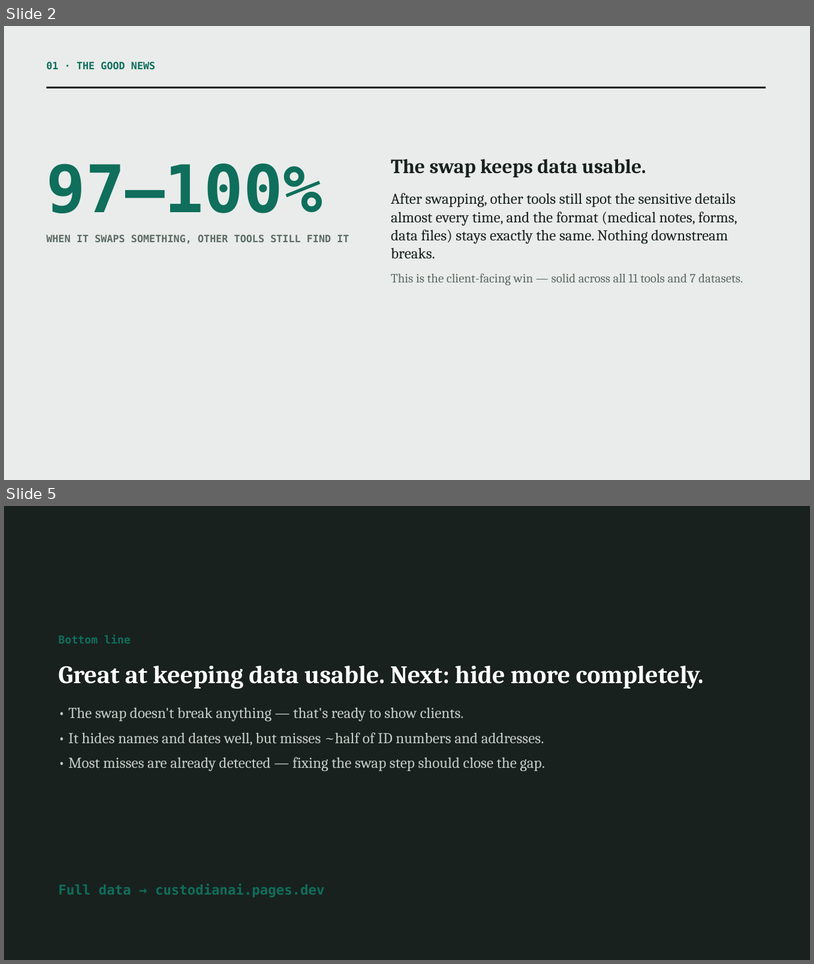
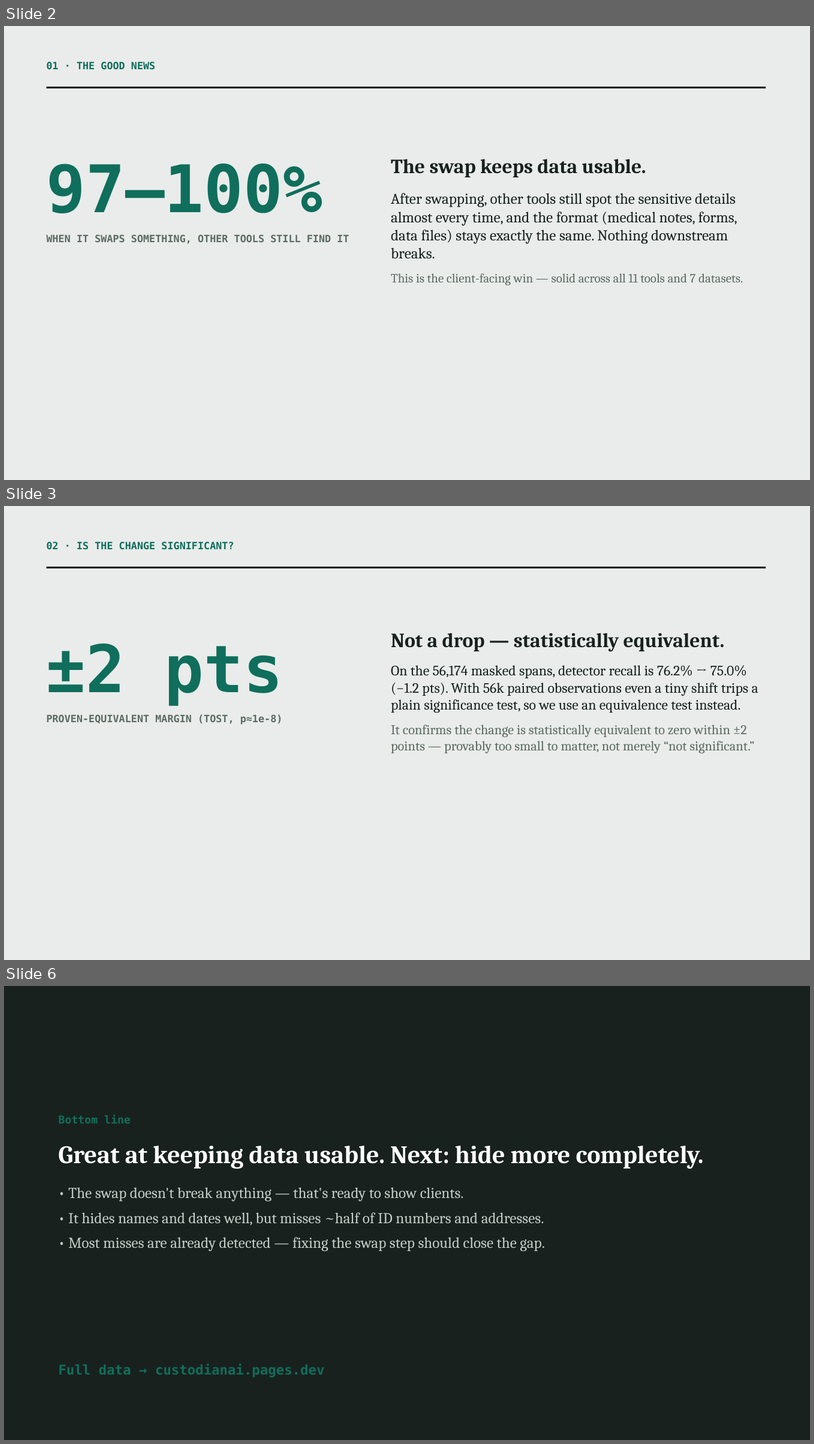
Before and after one commit to Custodian-Labs/guardian-layer-phi-benchmark, a slide deck: docs/guardian_layer_internal.pptx. Shown one above the other, each under a label of ours: slides 2 and 5 before the commit, slides 2, 3 and 6 after it; the slides between them are not shown. The pictures are 814x964 and 814x1444 pixels, drawn with LibreOffice and Linux fonts; fonts in the diff are those of the drawing. Boxes give left, top, right and bottom in pixels: in the first picture for what was removed or moved away, otherwise in the second. Text is boxed around its words. In the diff, an @@ line names an element or a change of style, - is before the commit and + after.

Commit message:
Decks: sync equivalence-test framing (all 4)
External decks gain a plain 'statistically equivalent within +/-2 pts' line;
internal decks gain a dedicated statistical-rigor slide (76.2%->75.0%, TOST
p~1e-8) explaining why equivalence (not a plain significance test) is the
right tool at n=56k.

```diff
--- a/docs/guardian_layer_internal.pptx
+++ b/docs/guardian_layer_internal.pptx
@@ slide 3 added at (4,506,810,960), background #FFFFFF @@
@@ rectangle added at (4,506,810,960), fill #E9ECEA @@
@@ text added at (47,541,234,550), 12 pt, text #0F6E5C, bold @@
+02 · IS THE CHANGE SIGNIFICANT?
@@ rectangle added at (47,567,766,568), fill #18211E @@
@@ text added at (47,643,283,724), 12 pt, text #5C6B64, bold @@
+±2 pts
+PROVEN-EQUIVALENT MARGIN (TOST, p≈1e-8)
@@ text added at (391,633,759,753), 17 pt, text #18211E @@
+Not a drop — statistically equivalent.
+On the 56,174 masked spans, detector recall is 76.2% → 75.0% (−1.2 pts). With 56k paired observations even a tiny shift trips a plain significance test, so we use an equivalence test instead.
+It confirms the change is statistically equivalent to zero within ±2 points — provably too small to matter, not merely “not significant.”
@@ what was slide 5 is now slide 6 @@
```
Also in this commit, not shown: 2 slides changed, 6 other files.
